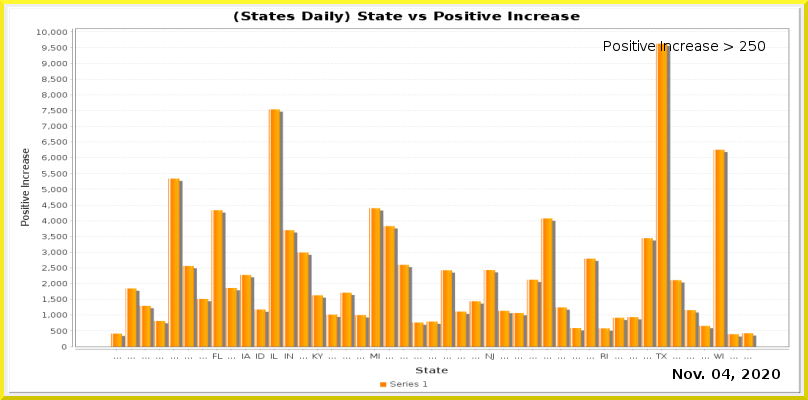
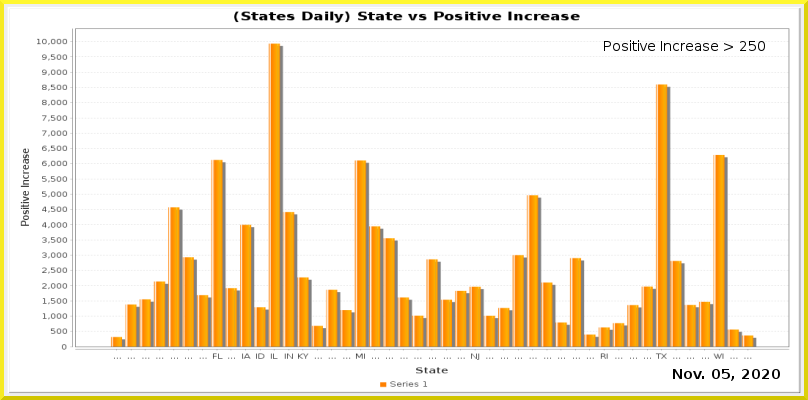
Before/after of a 808px x 400px layered artwork. What changed in the layer stack:
painted on "Current Date" over <box>722,369,730,379</box>
painted on "Date_vs_TestIncrease.png" over <box>37,29,789,360</box>
